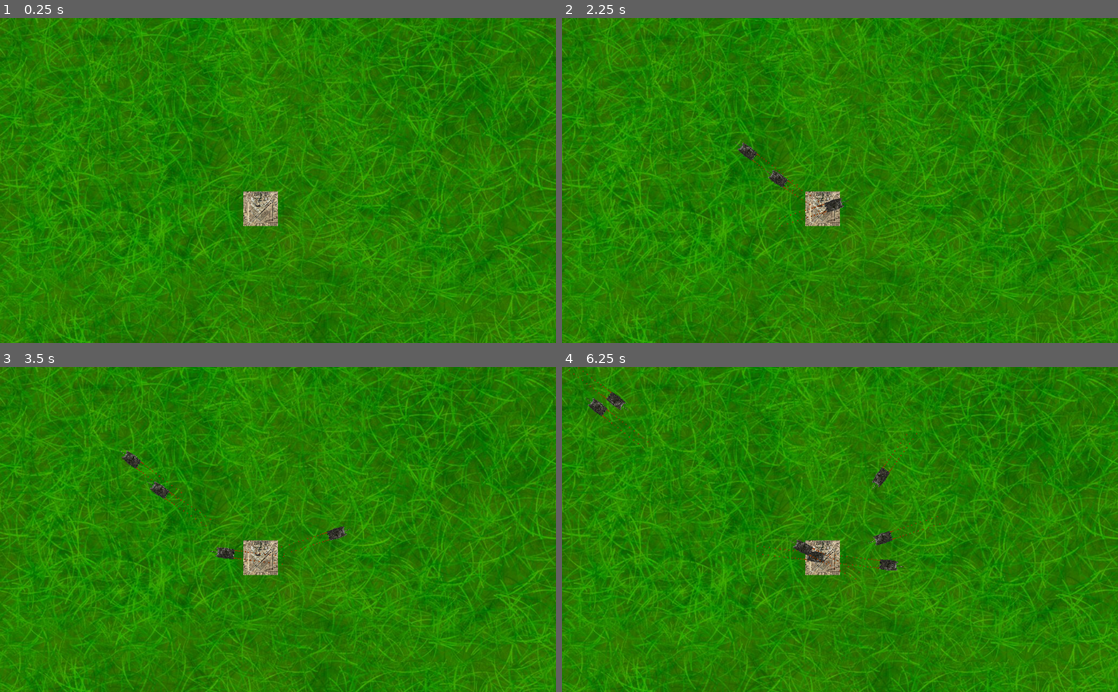
Above: before the commit, frames 1-4 (two rows, left to right).
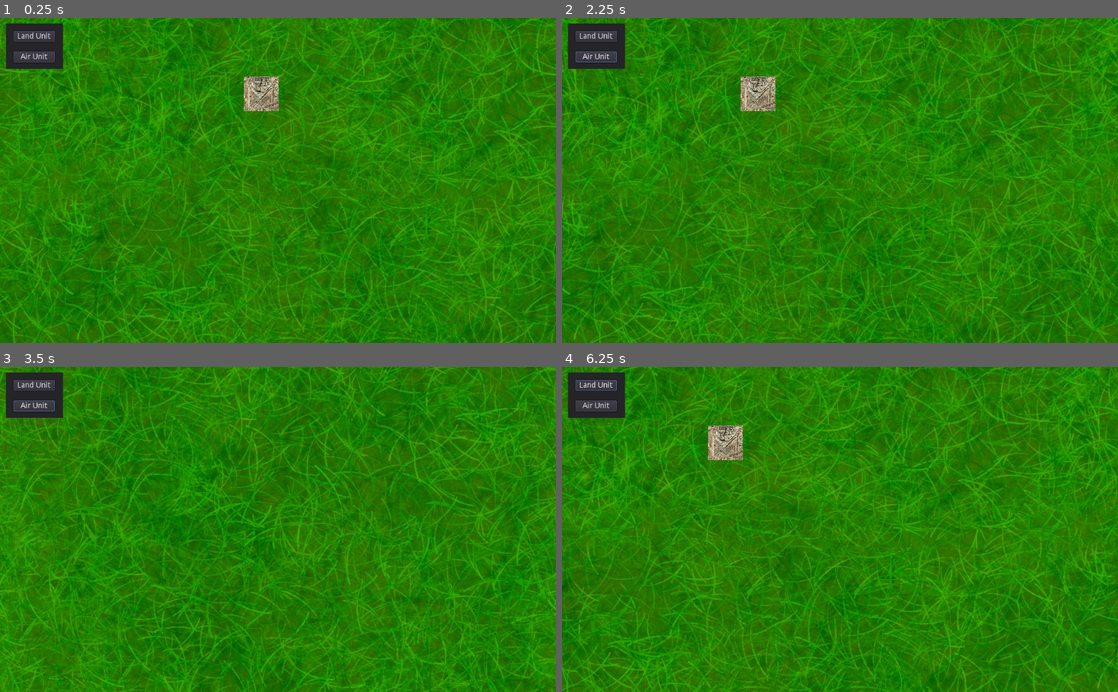
Above: after the commit, the same moments.

Repository: woliveira82/simple_RTS
Game: Godot game, scene res://src/level/World.tscn
Two runs of this game, one before a commit and one after it. Both use one fixed random seed, a clock stepped at 60 frames per second and the inputs below.
Inputs (mouse positions are in pixels of both pictures, inside the frame that each line leads up to):
- Up to frame 1 (0.25 s): no input
- Up to frame 2 (2.25 s): click (595, 37) at 0.5 s, where only the run after the commit has a clickable "Land Unit"; click (595, 57) at 1.25 s, where only the run after the commit has a clickable "Air Unit"; move the mouse to (962, 164) at 2.02 s; press the mouse at (962, 164) at 2.03 s; hold Right (ui_right) from 2.03 s (still down)
- Up to frame 3 (3.5 s): move the mouse to (166, 545) at 2.77 s; release Right (ui_right) at 2.78 s; release the mouse at (166, 545) at 2.78 s; hold Down (ui_down) from 2.78 s (still down); click (166, 545) at 2.85 s
- Up to frame 4 (6.25 s): move the mouse to (895, 458) at 3.52 s; release Down (ui_down) at 3.53 s; press the mouse at (895, 458) at 3.53 s; hold Right (ui_right) 3.53-4.28 s; move the mouse to (812, 594) at 4.27 s; release the mouse at (812, 594) at 4.28 s; hold Up (ui_up) 4.28-5.03 s; click (812, 594) at 4.35 s; move the mouse to (1006, 578) at 5.02 s; press the mouse at (1006, 578) at 5.03 s; hold Left (ui_left) from 5.03 s (still down); move the mouse to (673, 480) at 5.77 s; release the mouse at (673, 480) at 5.78 s; click (673, 480) at 5.85 s

The runs differ from the first frame. In frame 1, 32% of the frame differs, in the area x 0-100%, y 0-100%; in frame 2, 33%; in frame 3, 32%; in frame 4, 33%.
Error after the commit: Parse Error: Variable "Panel" shadows a native class. (res://src/level/World.gd:8)

Commit message:
feat: camera control

Diff:
--- a/project.godot
+++ b/project.godot
@@ -10,7 +10,6 @@
 
 _global_script_classes=[  ]
 _global_script_class_icons={
-
 }
 
 [application]
--- /dev/null
+++ b/src/UI/Camera.tscn
@@ -0,0 +1,14 @@
+[gd_scene load_steps=3 format=2]
+
+[ext_resource path="res://src/UI/UnitSelection.tscn" type="PackedScene" id=1]
+[ext_resource path="res://src/UI/Camera2D.gd" type="Script" id=3]
+
+[node name="Camera2D" type="Camera2D"]
+current = true
+script = ExtResource( 3 )
+
+[node name="Panel" parent="." instance=ExtResource( 1 )]
+margin_left = -501.43
+margin_top = -290.224
+margin_right = -396.43
+margin_bottom = -206.224
--- /dev/null
+++ b/src/UI/Camera2D.gd
@@ -0,0 +1,13 @@
+extends Camera2D
+
+func _process(delta):
+		var movement = Vector2.ZERO
+		movement.x = Input.get_action_strength('ui_right') - Input.get_action_strength('ui_left')
+		movement.y = Input.get_action_strength('ui_down') - Input.get_action_strength('ui_up')
+		movement = movement.normalized() * 10
+		var new_position = position + movement
+		new_position.x = max(512, new_position.x)
+		new_position.x = min(1516, new_position.x)
+		new_position.y = max(512, new_position.y)
+		new_position.y = min(1516, new_position.y)
+		position = new_position
--- /dev/null
+++ b/src/UI/UnitSelection.gd
@@ -0,0 +1,16 @@
+extends Panel
+
+
+var world = preload('res://src/level/World.gd')
+
+
+func _ready():
+	world = preload('res://src/level/World.gd')
+
+
+func _on_AirUnit_button_up():
+	world.instance_unit('AirUnit')
+
+
+func _on_LandUnit_button_up():
+	world.instance_unit('LandUnit')
--- /dev/null
+++ b/src/UI/UnitSelection.tscn
@@ -0,0 +1,36 @@
+[gd_scene load_steps=2 format=2]
+
+[ext_resource path="res://src/UI/UnitSelection.gd" type="Script" id=1]
+
+[node name="Panel" type="Panel"]
+anchor_right = 0.116
+anchor_bottom = 0.148
+margin_right = 0.215996
+margin_bottom = 0.199997
+script = ExtResource( 1 )
+__meta__ = {
+"_edit_use_anchors_": false
+}
+
+[node name="LandUnit" type="Button" parent="."]
+anchor_right = 1.0
+anchor_bottom = 1.0
+margin_left = 14.0
+margin_top = 14.0
+margin_right = -15.0
+margin_bottom = -50.0
+text = "Land Unit"
+__meta__ = {
+"_edit_use_anchors_": false
+}
+
+[node name="AirUnit" type="Button" parent="."]
+anchor_right = 1.0
+anchor_bottom = 1.0
+margin_left = 14.0
+margin_top = 52.0
+margin_right = -15.0
+margin_bottom = -12.0
+text = "Air Unit"
+[connection signal="button_up" from="LandUnit" to="." method="_on_LandUnit_button_up"]
+[connection signal="button_up" from="AirUnit" to="." method="_on_AirUnit_button_up"]
--- a/src/actors/AirUnit.tscn
+++ b/src/actors/AirUnit.tscn
@@ -27,7 +27,6 @@
 lifetime = 2.0
 preprocess = 5.0
 randomness = 0.1
-visibility_rect = Rect2( -100, -100, 200, 200 )
 process_material = SubResource( 1 )
 
 [node name="Particles2DD" type="Particles2D" parent="."]
@@ -37,7 +36,6 @@
 lifetime = 2.0
 preprocess = 5.0
 randomness = 0.1
-visibility_rect = Rect2( -100, -100, 200, 200 )
 process_material = SubResource( 1 )
 
 [node name="f22" type="Sprite" parent="."]
@@ -46,6 +44,7 @@
 texture = ExtResource( 1 )
 
 [node name="CollisionShape2D" type="CollisionShape2D" parent="."]
+visible = false
 position = Vector2( -2, 0 )
 rotation = -1.5708
 shape = SubResource( 2 )
--- a/src/actors/LandUnit.tscn
+++ b/src/actors/LandUnit.tscn
@@ -41,5 +41,6 @@
 texture = ExtResource( 1 )
 
 [node name="CollisionShape2D" type="CollisionShape2D" parent="."]
+visible = false
 position = Vector2( 5, 0 )
 shape = SubResource( 2 )
--- a/src/level/World.gd
+++ b/src/level/World.gd
@@ -4,10 +4,27 @@
 export (PackedScene) var AirUnit
 export (PackedScene) var LandUnit
 
+var click_position = Vector2.ZERO
+onready var Panel = $Panel
+
 
 func _input(event):
-	if event.is_action_pressed("click"):
-		var new_unit = LandUnit.instance()
-		new_unit.set_base_position(Vector2(481, 352))
-		add_child(new_unit)
-		new_unit.set_destiny(get_viewport().get_mouse_position())
+#	if not Panel.visible:
+#		if event.is_action_pressed("click"):
+#			click_position = get_viewport().get_mouse_position()
+#			Panel.rect_position = get_viewport().get_mouse_position()
+#			Panel.visible = true
+	pass
+
+
+func instance_unit(unit_name):
+	Panel.visible = false
+	var new_unit = null
+	if unit_name == 'AirUnit':
+		new_unit = AirUnit.instance()
+	else:
+		new_unit = LandUnit.instance()
+
+	new_unit.set_base_position(Vector2(481, 352))
+	add_child(new_unit)
+	new_unit.set_destiny(click_position)
--- a/src/level/World.tscn
+++ b/src/level/World.tscn
@@ -1,10 +1,11 @@
-[gd_scene load_steps=7 format=2]
+[gd_scene load_steps=8 format=2]
 
 [ext_resource path="res://assets/grass.jpg" type="Texture" id=1]
 [ext_resource path="res://src/actors/PlayerBase.tscn" type="PackedScene" id=2]
 [ext_resource path="res://src/level/World.gd" type="Script" id=3]
 [ext_resource path="res://src/actors/AirUnit.tscn" type="PackedScene" id=4]
 [ext_resource path="res://src/actors/LandUnit.tscn" type="PackedScene" id=5]
+[ext_resource path="res://src/UI/Camera.tscn" type="PackedScene" id=6]
 
 [sub_resource type="TileSet" id=1]
 0/name = "grass.jpg 0"
@@ -36,3 +37,5 @@
 
 [node name="CollisionShape2D" parent="TileMap" instance=ExtResource( 2 )]
 position = Vector2( 481, 352 )
+
+[node name="Camera2D" parent="." instance=ExtResource( 6 )]
